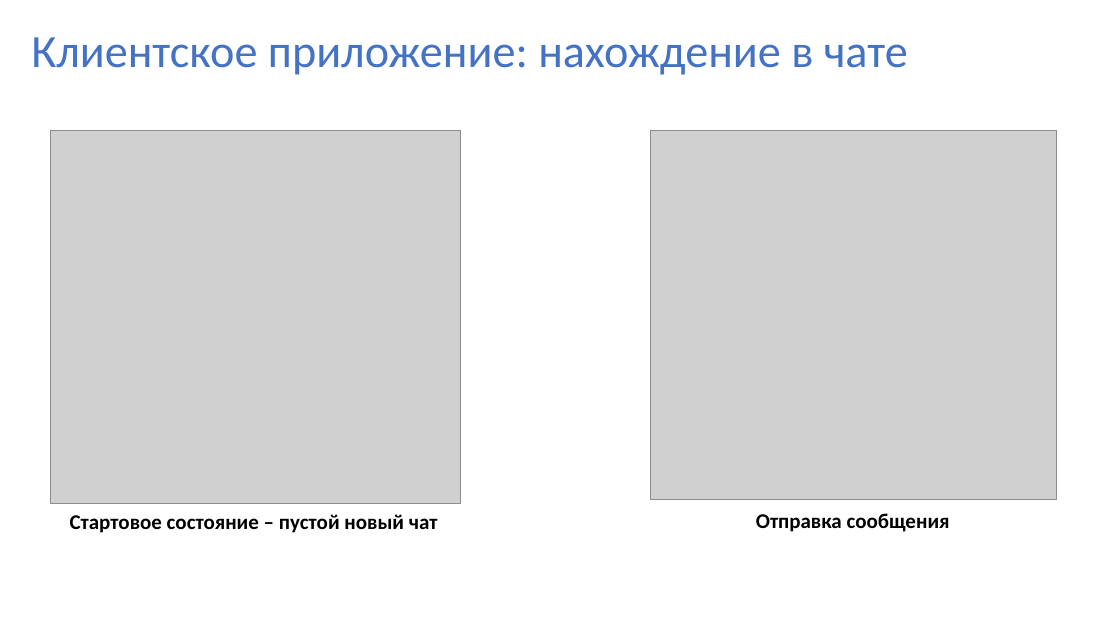
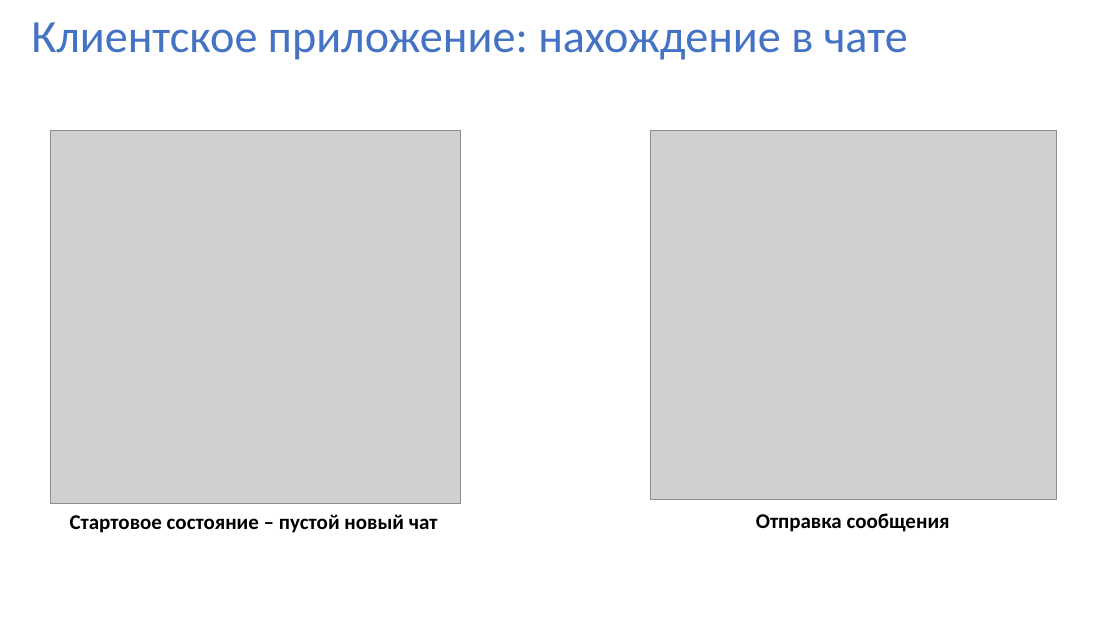
Before and after one commit to xCthulhuFtagn/OS6, a slide deck: slide 8 of ВКР.pptx. Drawn at 1120x630 pixels with LibreOffice and Linux fonts; fonts in the diff are those of the drawing; grey boxes stand for pictures. Boxes give left, top, right and bottom in pixels: in the first picture for what was removed or moved away, otherwise in the second. Text is boxed around its words. In the diff, an @@ line names an element or a change of style, - is before the commit and + after.

```diff
--- a/ВКР.pptx
+++ b/ВКР.pptx
@@ title "Клиентское приложение: нахождение в чате": place and size @@
-title "Клиентское приложение: нахождение в чате" at [31, 37, 908, 75]
+title "Клиентское приложение: нахождение в чате" at [31, 22, 908, 60]
```
Also in this commit, not shown: 6 other slides changed.
